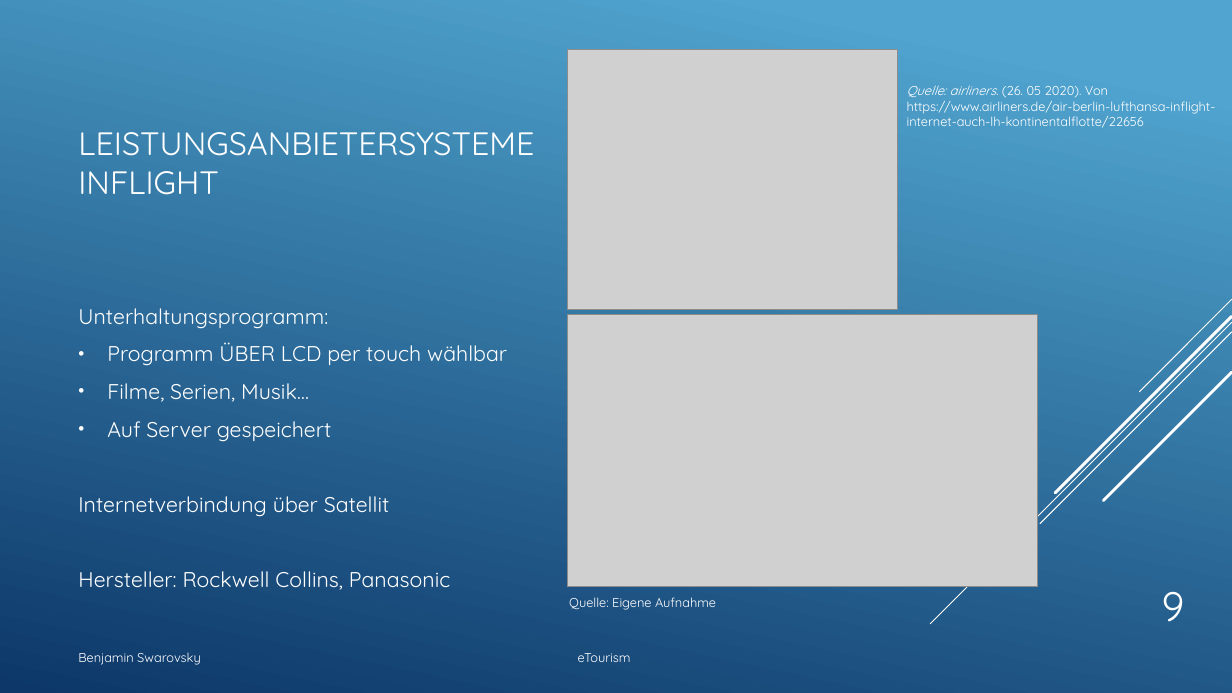
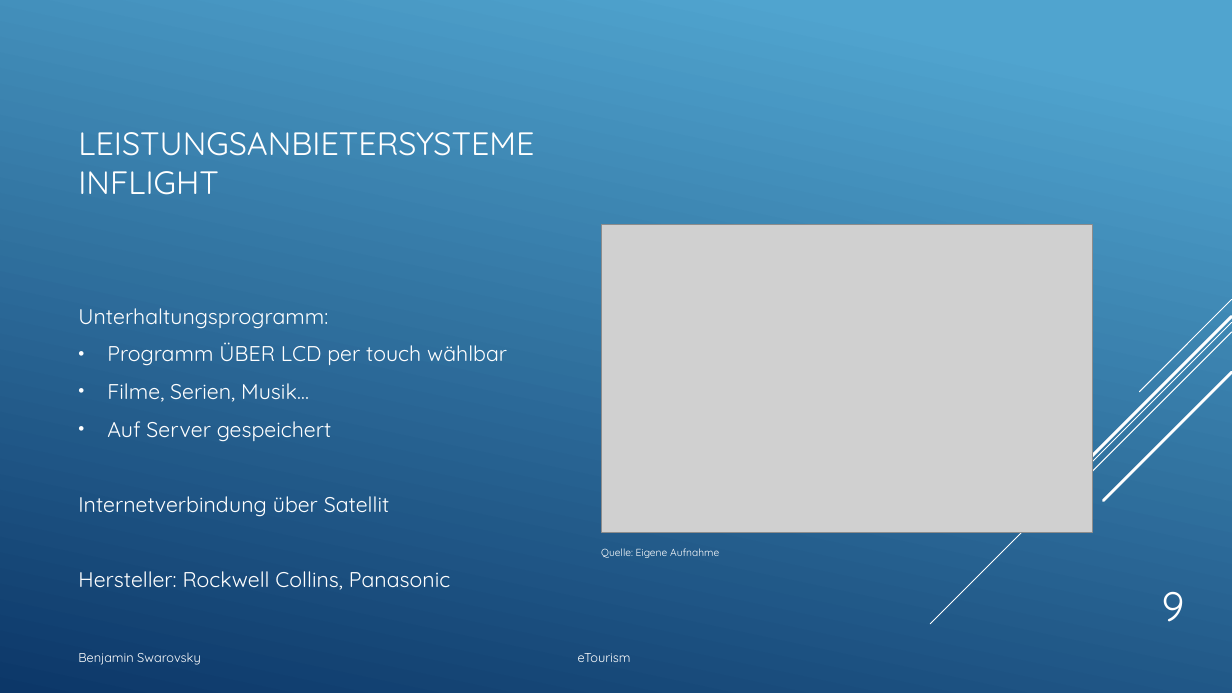
Before and after one commit to BenjaminS01/eTourism, a slide deck: slide 9 of Etourism1.pptx. Drawn at 1232x693 pixels with LibreOffice and Linux fonts; fonts in the diff are those of the drawing; grey boxes stand for pictures. Boxes give left, top, right and bottom in pixels: in the first picture for what was removed or moved away, otherwise in the second. Text is boxed around its words. In the diff, an @@ line names an element or a change of style, - is before the commit and + after.

```diff
--- a/Etourism1.pptx
+++ b/Etourism1.pptx
@@ picture removed at box(567, 50, 897, 310) @@
@@ text removed at box(907, 85, 1216, 128) @@
-Quelle: airliners. (26. 05 2020). Von https://www.airliners.de/air-berlin-lufthansa-inflight-internet-auch-lh-kontinentalflotte/22656
@@ picture: place and size @@
-picture at box(567, 315, 1038, 587)
+picture at box(602, 225, 1092, 532)
@@ text "Quelle: Eigene Aufnahme": place and size @@
-text "Quelle: Eigene Aufnahme" at box(569, 597, 716, 610)
+text "Quelle: Eigene Aufnahme" at box(601, 548, 719, 558)
@@ text "Quelle: Eigene Aufnahme" at box(601, 548, 719, 558): size 10 to 8 pt @@
```
Also in this commit, not shown: 12 other slides changed, 2 slides removed, 1 other file.
